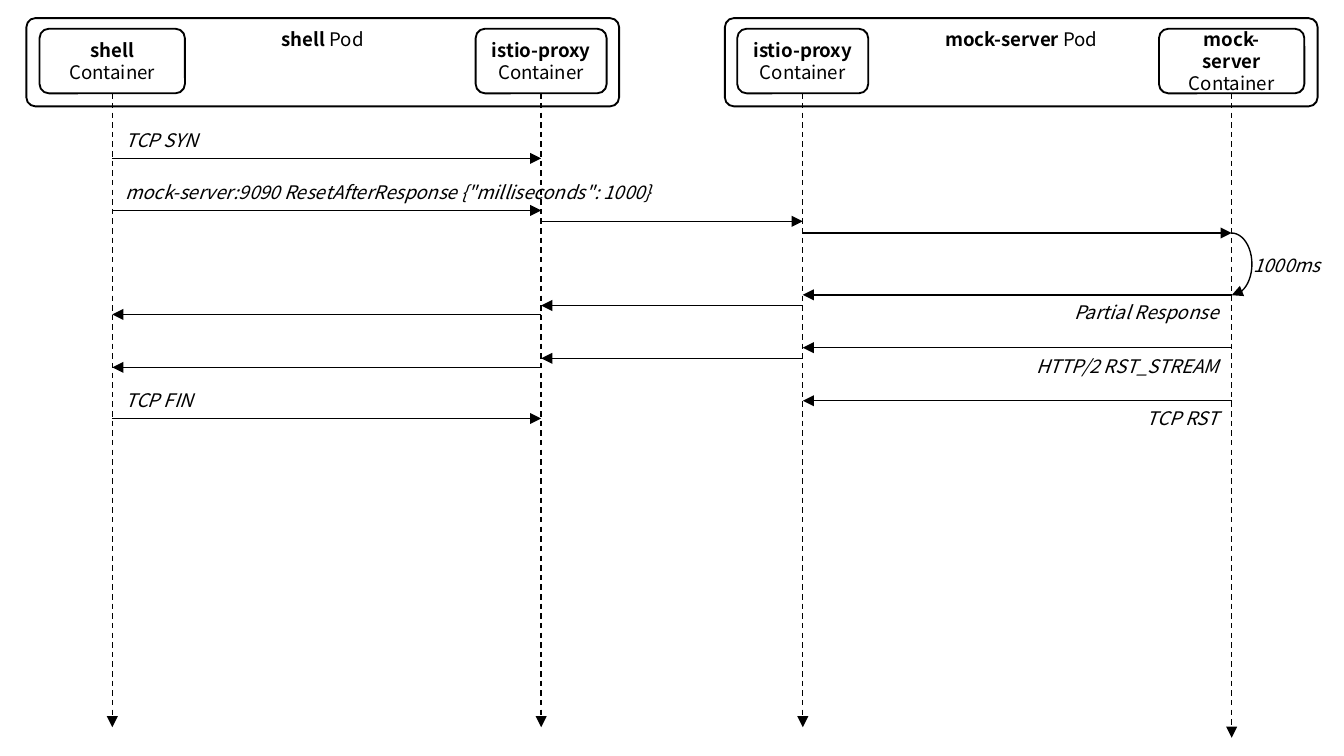
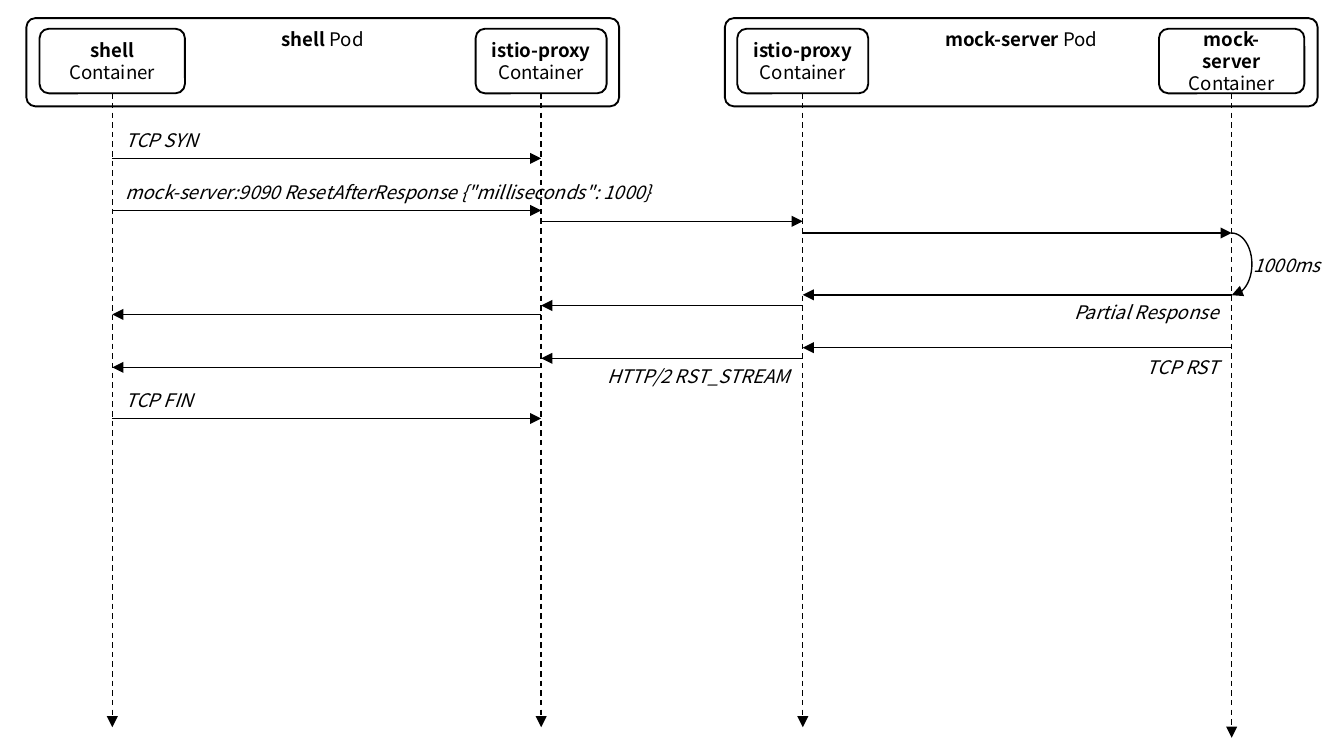
Before and after one commit to ssup2/blog-software, a slide deck: slide 26 of content/docs/theory-analysis/istio-sidecar-proxy-access-log/images/images.pptx (slide 21 before the commit). Drawn at 1344x756 pixels with LibreOffice and Linux fonts; fonts in the diff are those of the drawing. Boxes give left, top, right and bottom in pixels: in the first picture for what was removed or moved away, otherwise in the second. Text is boxed around its words. In the diff, an @@ line names an element or a change of style, - is before the commit and + after.

```diff
--- a/content/docs/theory-analysis/istio-sidecar-proxy-access-log/images/images.pptx
+++ b/content/docs/theory-analysis/istio-sidecar-proxy-access-log/images/images.pptx
@@ text "HTTP/2 RST_STREAM": place and size @@
-text "HTTP/2 RST_STREAM" at [1036,358,1219,377]
+text "HTTP/2 RST_STREAM" at [607,368,790,387]
@@ text "TCP RST": place and size @@
-text "TCP RST" at [1147,411,1218,426]
+text "TCP RST" at [1147,360,1218,375]
@@ arrow removed from (1231, 401) to (802, 401) @@
```
Also in this commit, not shown: 3 other slides changed, 5 slides added, 9 other files.
